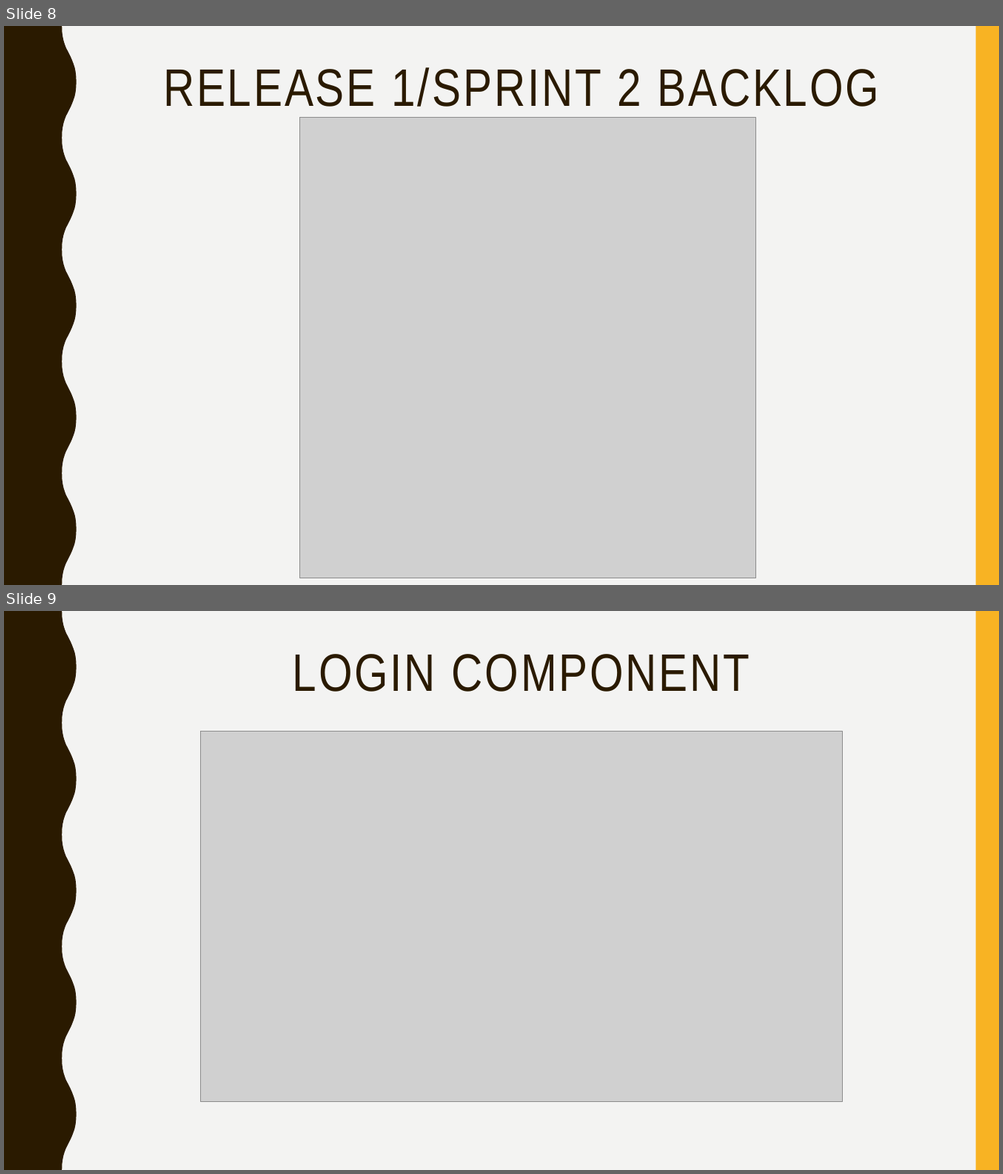
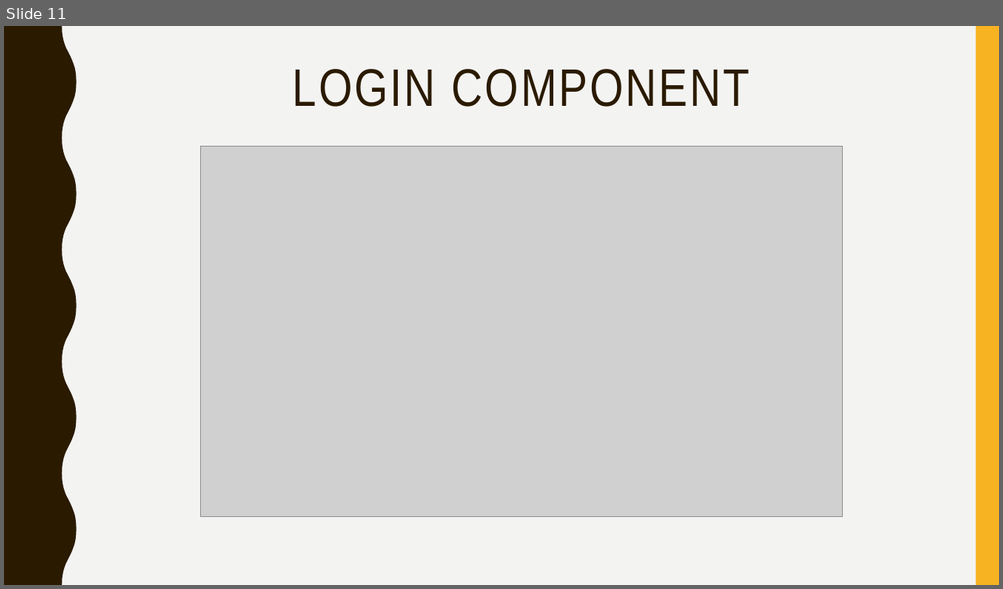
Before and after one commit to Letmehear15/DOIT, a slide deck: Prezentace D.O.I.T..pptx. Shown one above the other, each under a label of ours: slides 8 and 9 before the commit, slide 11 after it. The pictures are 1003x1174 and 1003x589 pixels, drawn with LibreOffice and Linux fonts; fonts in the diff are those of the drawing; grey boxes stand for pictures. Boxes give left, top, right and bottom in pixels: in the first picture for what was removed or moved away, otherwise in the second. Text is boxed around its words. In the diff, an @@ line names an element or a change of style, - is before the commit and + after.

```diff
--- a/Prezentace D.O.I.T..pptx
+++ b/Prezentace D.O.I.T..pptx
@@ slide 8 removed at (4,26,999,585), background #F3F3F2; not listed: 2 template elements that a slide beside it also shows @@
@@ title removed at (163,67,879,107) @@
-RELEASE 1/SPRINT 2 BACKLOG
@@ picture removed at (300,117,756,578) @@
@@ what was slide 9 is now slide 11 @@
```
Also in this commit, not shown: 1 slide changed, 3 slides added.
